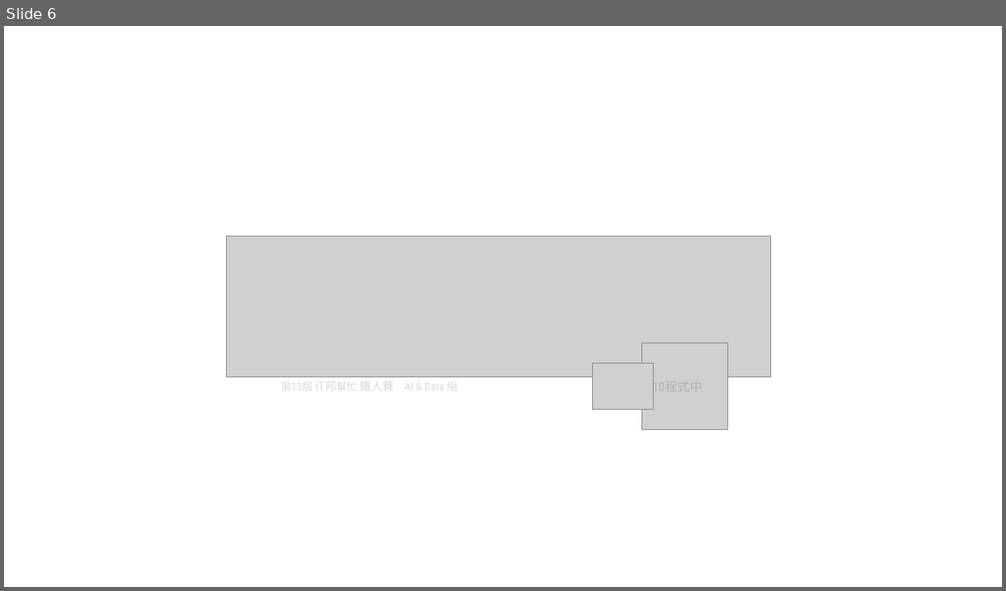
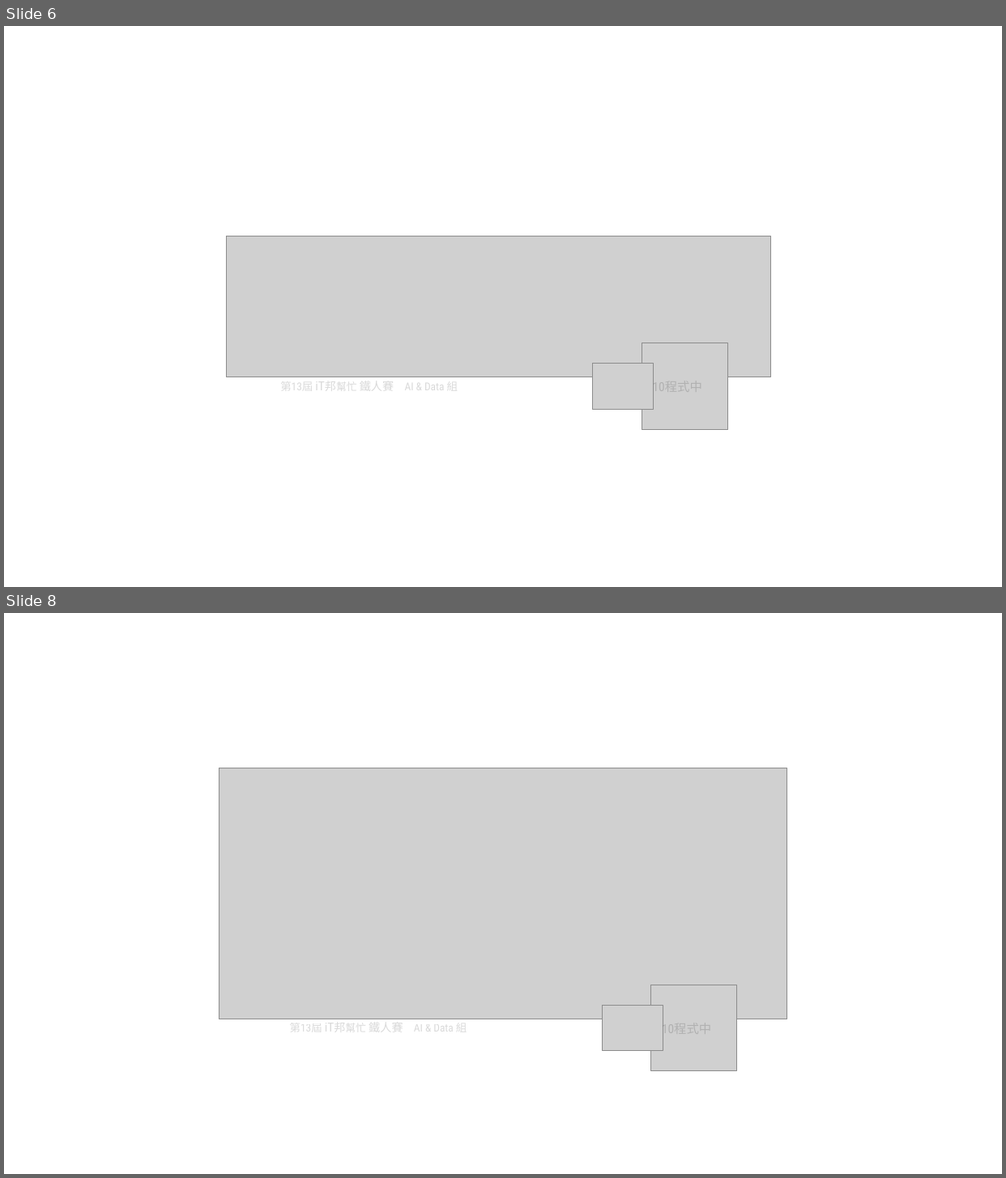
Before and after one commit to andy6804tw/andy6804tw.github.io, a slide deck: _posts/ithome/2021/22.Plotly-Express/22.Plotly-Express.pptx. Shown one above the other, each under a label of ours: slide 6 before the commit, slides 6 and 8 after it; the slides between them are not shown. The pictures are 1006x591 and 1006x1178 pixels, drawn with LibreOffice and Linux fonts; fonts in the diff are those of the drawing; grey boxes stand for pictures. Boxes give left, top, right and bottom in pixels: in the first picture for what was removed or moved away, otherwise in the second. Text is boxed around its words. In the diff, an @@ line names an element or a change of style, - is before the commit and + after.

```diff
--- a/_posts/ithome/2021/22.Plotly-Express/22.Plotly-Express.pptx
+++ b/_posts/ithome/2021/22.Plotly-Express/22.Plotly-Express.pptx
@@ slide 8 added at (4, 613, 1002, 1174), background #FFFFFF @@
@@ picture added at (219, 768, 787, 1019) @@
@@ group added at (290, 985, 737, 1071): 3 texts, 2 pictures @@
+第13屆 iT邦幫忙 鐵人賽
+AI & Data 組
+10程式中
```
Also in this commit, not shown: 8 other slides added, 12 other files.
